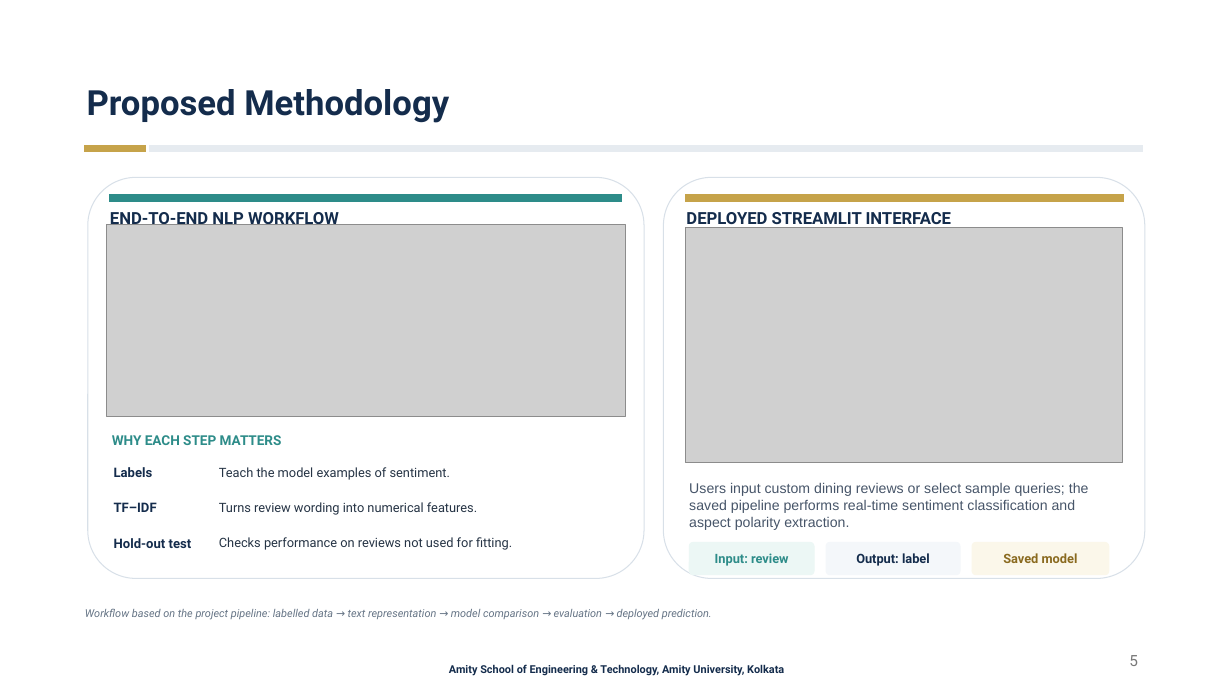
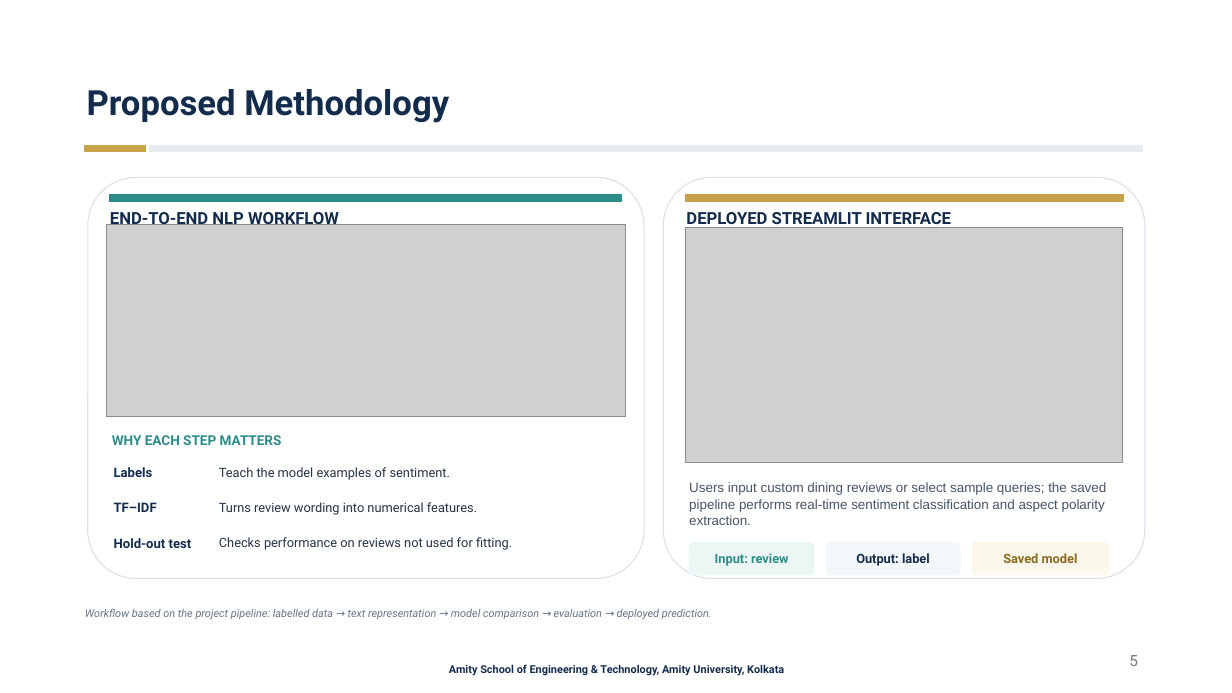
Before and after one commit to tanimnaha/food-review-intelligence, a slide deck: slide 5 of presentation/Kolkata_FoodLens_Minor_Project_Presentation.pptx. Drawn at 1232x693 pixels with LibreOffice and Linux fonts; fonts in the diff are those of the drawing; grey boxes stand for pictures. Boxes give left, top, right and bottom in pixels: in the first picture for what was removed or moved away, otherwise in the second. Text is boxed around its words. In the diff, an @@ line names an element or a change of style, - is before the commit and + after.

```diff
--- a/presentation/Kolkata_FoodLens_Minor_Project_Presentation.pptx
+++ b/presentation/Kolkata_FoodLens_Minor_Project_Presentation.pptx
@@ text "Users input custom dining reviews ..." at [689,482,1107,525]: size 11 to 10.5 pt @@
```
Also in this commit, not shown: 2 other slides changed, 4 other files.
